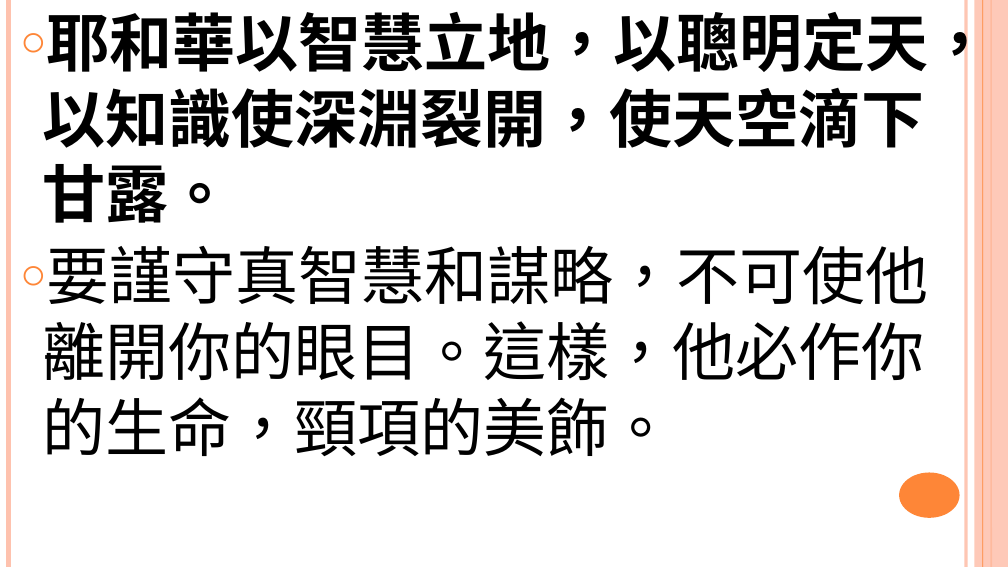
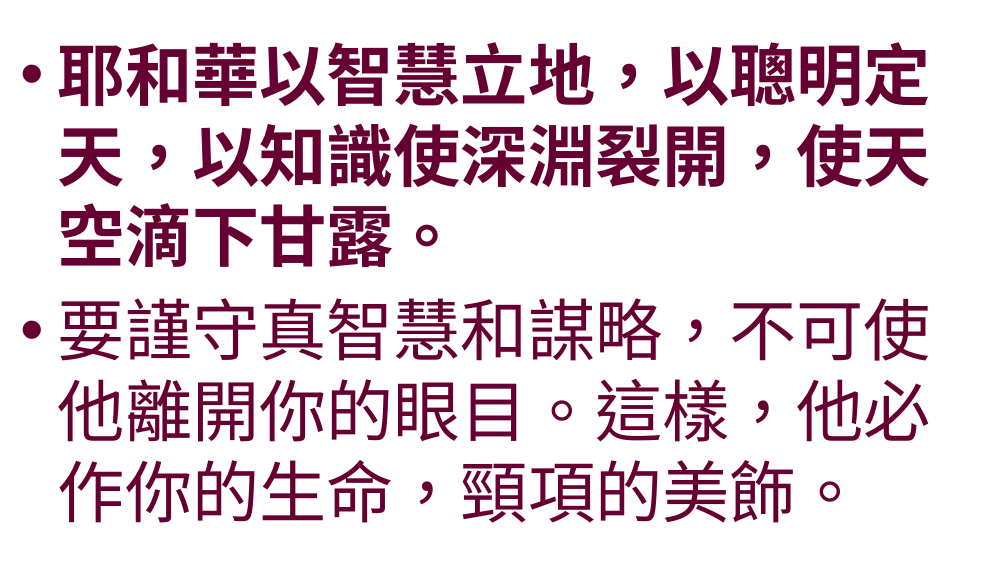
Before and after one commit to batisuoc/worship-resources, a slide deck: slide 4 of 49智慧之言.pptx. Drawn at 1008x567 pixels with LibreOffice and Linux fonts; fonts in the diff are those of the drawing; background and template pictures are left out. Boxes give left, top, right and bottom in pixels: in the first picture for what was removed or moved away, otherwise in the second. Text is boxed around its words. In the diff, an @@ line names an element or a change of style, - is before the commit and + after.

```diff
--- a/49智慧之言.pptx
+++ b/49智慧之言.pptx
@@ line removed from (8, 0) to (8, 567) @@
@@ text "耶和華以智慧立地，以聰明定天，以知識使深淵裂開，使天空滴下甘露。" at [58, 42, 931, 523]: size 60 to 64 pt, text colour #000000 to #660033; bullet ○ to •; more space between paragraphs; vertical alignment top to middle @@
@@ line removed from (966, 0) to (966, 567) @@
@@ rectangle removed at [975, 0, 1008, 567] @@
@@ line removed from (983, 0) to (983, 567) @@
@@ line removed from (991, 0) to (991, 567) @@
@@ ellipse removed at [899, 473, 960, 518] @@
```
Also in this commit, not shown: 5 other slides changed, 1 slide removed.
